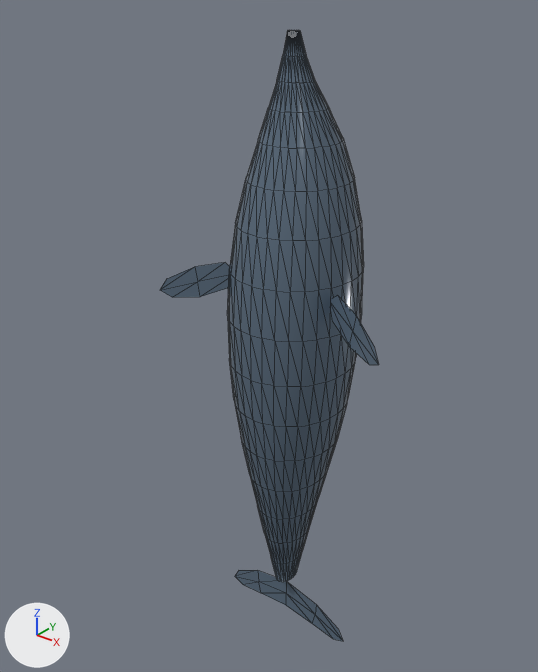
Two versions of the glTF model assets/models/dolphin.glb, one commit apart.
Rendered twice from a 50 mm camera at (2.1, -2.84, 1.72) aimed at (-0.2, 0.04, -0.07). The lights are fixed; the arrows at lower left show +X, +Y and +Z. The first picture is the older version. Mesh edges are drawn as thin lines. Where no turn or scale is listed for an object, it has been applied to the vertices.

Before the edit, the objects in view are built like this:
```python
me_dolphin_mesh = bpy.data.meshes.new('Dolphin_Mesh')
me_dolphin_mesh.from_pydata(...)  # 588 vertices, 1128 faces; spans x -0.68..0.68, y -0.36..0.6, z -1.91..1.5
me_dolphin_mesh.materials.append(mat_dolphin_skin)  # blue #5d6f81
ob_dolphin = bpy.data.objects.new('Dolphin', me_dolphin_mesh)
ob_dolphin.location = (0.0, 0.0, 0.0)
```
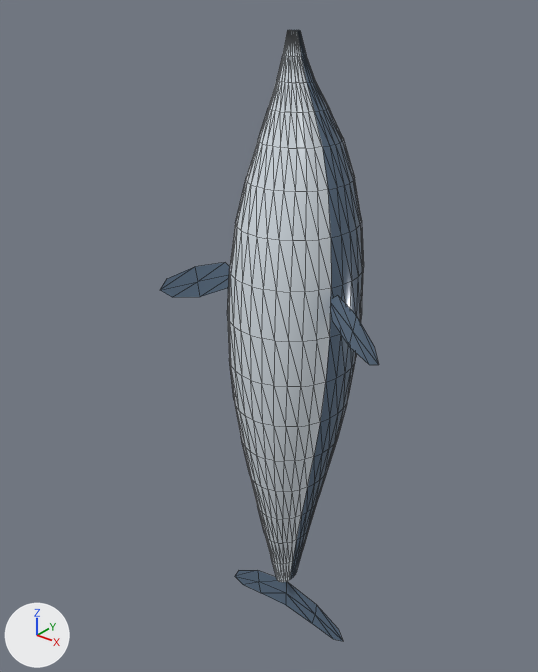
The newer file is also turned or shifted as a whole; pictures and numbers use the older file's frame.

Location of each change, (x1, y1, x2, y2) in pixels of the pictures (538 x 672 px):
part 1 of me_dolphin_mesh, recoloured (blue to white): (227, 30, 331, 582) in both

The edits, one by one:
Material 'Dolphin_Belly' (mat_dolphin_belly) is new.
Its base color is (0.75, 0.82, 0.88) (white #e1eaf1).
Its metallic is 0.05.
Its roughness is 0.25.
me_dolphin_mesh has 588 vertices, 1128 faces and spans x -0.68..0.68, y -0.36..0.6, z -1.91..1.5.
me_dolphin_mesh is used by ob_dolphin; location (0.0, 0.0, 0.0).
me_dolphin_mesh part 1: 512 faces spanning x -0.34..0.31, y -0.36..0.14, z -1.6..1.5 switch from mat_dolphin_skin (blue #5d6f81) to mat_dolphin_belly (white #e1eaf1).
